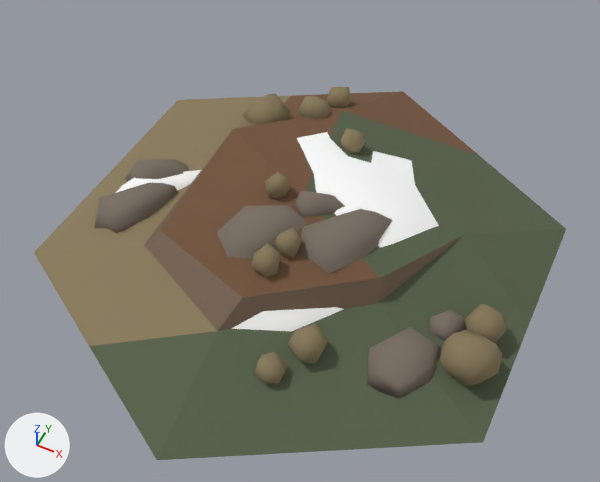
A saved change to the glTF model client/public/models/biomes/tundra.glb.
The view is the same before and after, from a 50 mm lens placed at (0.92, -1.87, 2.328), pointed at (0.038, -0.106, 0.123). The axes (+X, +Y, +Z) are drawn at lower left. The lights are the same throughout. Vertices at the same position are counted once.

Objects in the first picture: 'Tundra Rocks', 'Tundra Shrubs', 'Tundra Snow', 'Tundra Terrain'.
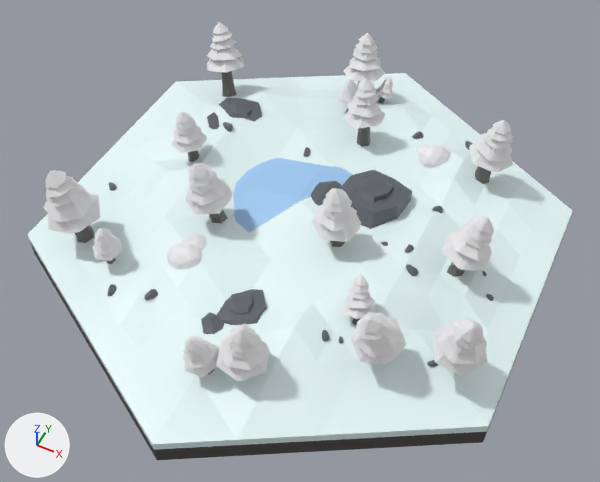
Where the change shows, as pixel boxes [x1, y1, x2, y2] in the pictures (600 x 482 px):
'Tundra Terrain', reshaped
    before: [34, 91, 566, 460]
    after: [27, 73, 573, 460]
'tree', added
    after: [43, 22, 513, 381]
'Tundra Rocks', deleted (brown)
    before: [95, 159, 466, 398]
'Tundra Shrubs', deleted (brown)
    before: [230, 87, 506, 386]
'Tundra Snow', deleted
    before: [116, 132, 439, 332]
'rocksbig', added
    after: [201, 98, 412, 334]
'ice', added (blue)
    after: [233, 158, 353, 233]
'bush', added
    after: [167, 145, 451, 269]
'rock', added
    after: [108, 122, 494, 367]

The change, as a diff of the scene's bpy script:
```diff
--- a/client/public/models/biomes/tundra.glb.py
+++ b/client/public/models/biomes/tundra.glb.py
@@ me_tundra_terrain @@
-me_tundra_terrain.from_pydata(...)  # 23 vertices, 32 faces; spans x -0.87..0.87, y -1.0..1.0, z 0.0..0.24
-me_tundra_terrain.materials.append(mat_tundra_grass)  # brown #72543d
-me_tundra_terrain.materials.append(mat_tundra_dirt)  # brown #7e6a59
-me_tundra_terrain.materials.append(mat_tundra_green_grass)  # dark green #57614a
-me_tundra_terrain.materials.append(mat_tundra_shrub)  # brown #8a7b5c
+me_tundra_terrain.from_pydata(...)  # 302 vertices, 576 faces; spans x -0.87..0.87, y -1.0..1.0, z 0.0..0.22
+# me_tundra_terrain part 1: 11 vertices removed from x -0.47..0.55, y -0.56..0.62, z 0.05..0.24; 290 vertices added at x -0.87..0.87, y -1.0..1.0, z 0.0..0.22
+me_tundra_terrain.materials.append(mat_desert)  # white #e9fbfb
+me_tundra_terrain.materials.append(mat_dirt)  # dark grey #4e4a49
@@ ob_tundra_shrubs @@
-ob_tundra_shrubs = bpy.data.objects.new('Tundra Shrubs', me_tundra_shrubs)
@@ ob_tundra_rocks @@
-ob_tundra_rocks = bpy.data.objects.new('Tundra Rocks', me_tundra_rocks)
@@ ob_tundra_snow @@
-ob_tundra_snow = bpy.data.objects.new('Tundra Snow', me_tundra_snow)
@@ ob_bush @@
+ob_bush = bpy.data.objects.new('bush', me_icosphere_002)  # 168 vertices, 320 faces; spans x -0.327..0.384, y -0.44..0.565, z 0.08..0.215; in mat_snow (white #efeef0)
+ob_bush.location = (0.0, 0.0, 0.0)
@@ ob_tree @@
+ob_tree = bpy.data.objects.new('tree', me_cylinder)  # 1530 vertices, 2652 faces; spans x -0.77..0.8, y -0.79..0.83, z 0.07..0.46; in mat_wood (dark grey #666661), mat_snow (white #efeef0)
+ob_tree.location = (0.0, 0.0, 0.0)
@@ ob_rock @@
+ob_rock = bpy.data.objects.new('rock', me_rock)  # 2628 vertices, 5184 faces; spans x -0.74..0.74, y -0.74..0.79, z 0.09..0.24; in mat_desertrock_001 (dark grey #5d636a)
+ob_rock.location = (0.0, 0.0, 0.0)
@@ ob_rocksbig @@
+ob_rocksbig = bpy.data.objects.new('rocksbig', me_cube_002)  # 216 vertices, 396 faces; spans x -0.545..0.324, y -0.622..0.431, z 0.11..0.227; in mat_desertrock_001 (dark grey #5d636a)
+ob_rocksbig.location = (0.0, 0.0, 0.0)
@@ ob_ice @@
+ob_ice = bpy.data.objects.new('ice', me_cube)  # 29 vertices, 54 faces; spans x -0.414..0.347, y -0.383..0.407, z 0.101..0.198; in mat_ice (blue #a2ccf4)
+ob_ice.location = (0.0, 0.0, 0.0)
```
